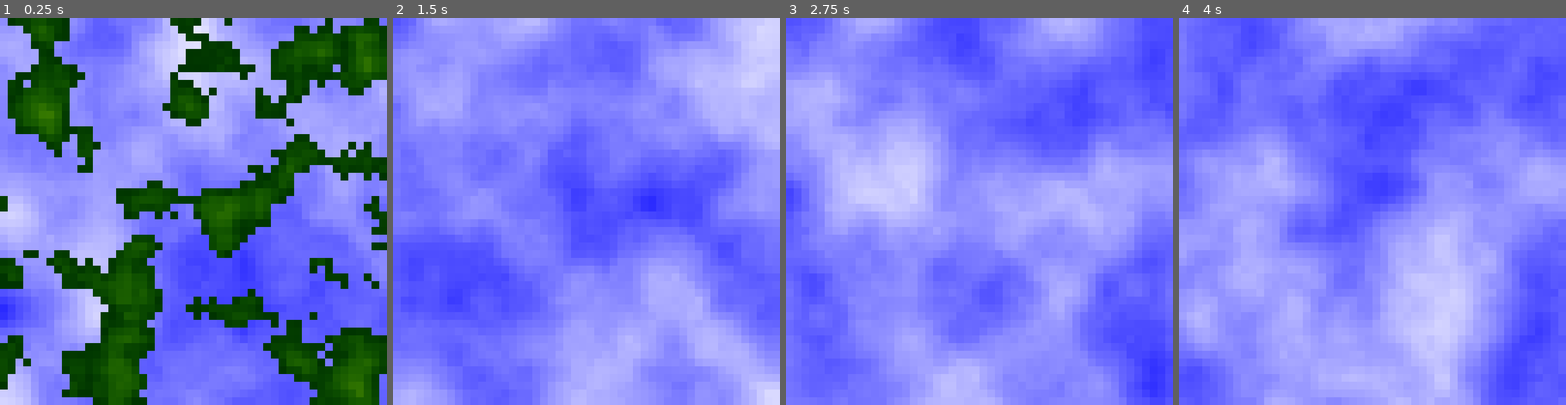
Above: before the commit, frames 1-4 (left to right).
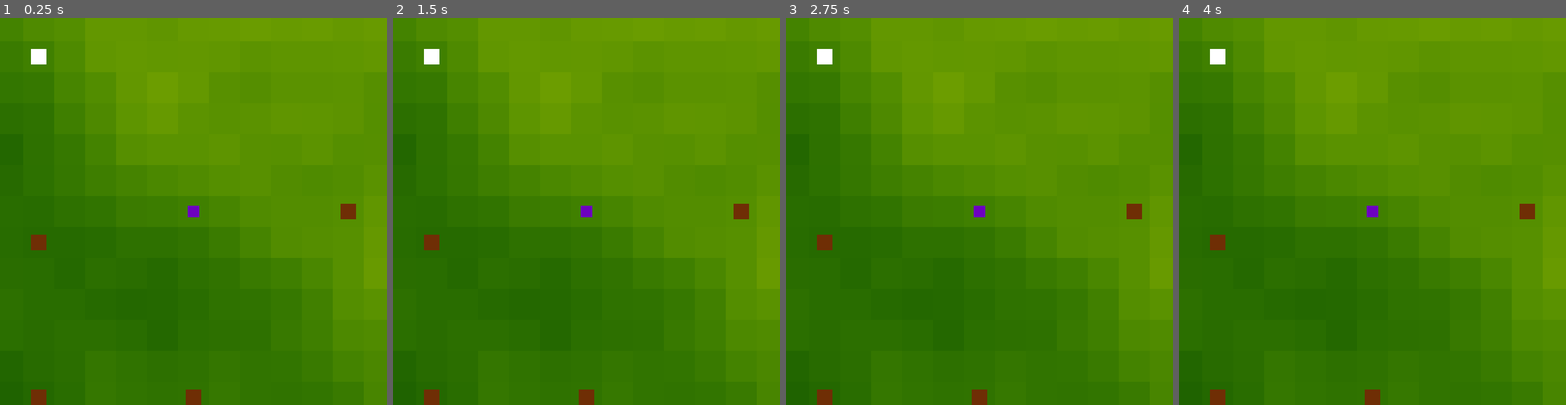
Above: after the commit, the same moments.

Repository: fizzy-drinks/roguelike-jam-6
Game: Godot game, scene res://world.tscn
Same seed, same stepped clock (60 frames per second), same inputs: the game is played once before the commit and once after it. Before the commit the project starts from res://generator.tscn.
Inputs (mouse positions are in pixels of both pictures, inside the frame that each line leads up to):
- Up to frame 1 (0.25 s): no input
- Up to frame 2 (1.5 s): tap Enter (ui_accept) at 0.5, 0.6, 0.77, 1.07, 1.35 s; move the mouse to (671, 192) at 0.52 s; hold Up (ui_up) 0.53-1.28 s; move the mouse to (509, 230) at 1.27 s; hold Down (ui_down) from 1.28 s (still down)
- Up to frame 3 (2.75 s): tap Enter (ui_accept) at 1.52, 1.82, 2.1 s; move the mouse to (1018, 126) at 2.02 s; release Down (ui_down) at 2.03 s; hold Up (ui_up) from 2.03 s (still down)
- Up to frame 4 (4 s): tap Enter (ui_accept) at 2.75, 2.85, 3.02, 3.32, 3.5, 3.6, 3.77 s; move the mouse to (1353, 288) at 2.77 s; move the mouse to (1488, 269) at 3.52 s; release Up (ui_up) at 3.53 s; hold Down (ui_down) from 3.53 s (still down)

The runs differ from the first frame. In frame 1, 98% of the frame differs, in the area x 0-100%, y 0-100%; in frame 2, 100%; in frame 3, 100%; in frame 4, 100%.

Commit message:
Add village/dungeon generation

Diff:
--- /dev/null
+++ b/dungeon.tscn
@@ -0,0 +1,10 @@
+[gd_scene load_steps=2 format=3 uid="uid://cb37crbgke0w"]
+
+[ext_resource type="PackedScene" uid="uid://pxrgs6h2kikk" path="res://tile.tscn" id="1_sbpel"]
+
+[node name="dungeon" type="Node2D"]
+
+[node name="tile" parent="." instance=ExtResource("1_sbpel")]
+modulate = Color(0.435294, 0.180392, 0.0196078, 1)
+position = Vector2(0, 0)
+scale = Vector2(32, 32)
--- a/generator.gd
+++ /dev/null
@@ -1,77 +0,0 @@
-extends Node2D
-
-
-var TILE_SIZE = 16
-
-
-var sea_noise = FastNoiseLite.new()
-var terrain_noise = FastNoiseLite.new()
-var tiles: Dictionary = {}
-var time: float = 0
-var sea_level = 0.55
-
-
-@onready var tile_scene = load("res://tile.tscn")
-
-
-func _ready():
-	sea_noise.noise_type = 5
-	sea_noise.frequency = 0.08
-
-	terrain_noise.noise_type = 3
-	terrain_noise.frequency = 0.1
-
-	refresh_seed()
-
-
-func _process(delta):
-	if Input.is_action_pressed("ui_up"):
-		sea_level += 0.01
-
-	if Input.is_action_pressed("ui_down"):
-		sea_level -= 0.01
-
-	if Input.is_action_just_pressed("ui_accept"):
-		refresh_seed()
-
-	var mouse_pos = get_global_mouse_position()
-	time += delta
-	sea_noise.offset = Vector3.ONE * time
-
-	var size = (get_viewport_rect().size / TILE_SIZE).ceil()
-	for x in range(0, size.x):
-		for y in range(0, size.y):
-			var tile_coords = Vector2(x, y)
-
-			var terrain_value = (terrain_noise.get_noise_2dv(tile_coords) + 1) / 2
-			if terrain_value >= sea_level:
-				var v = (terrain_value - sea_level) * 2
-				var green = 0.2 + v * 0.6
-				var red = v * green
-				var color = Color(red, green, 0)
-				generate_or_update_tile(tile_coords, color)
-			else:
-				var sea_value = (sea_noise.get_noise_2dv(tile_coords) + 1) / 2
-				var color = Color(sea_value * 1.0, sea_value * 1.0, 1, 1)
-				generate_or_update_tile(tile_coords, color)
-
-
-func generate_or_update_tile(tile_coords: Vector2, color: Color):
-	if tile_coords.x not in tiles:
-		tiles[tile_coords.x] = {}
-
-	if tile_coords.y in tiles[tile_coords.x]:
-		tiles[tile_coords.x][tile_coords.y].modulate = color
-	else:
-		var tile: Sprite2D = tile_scene.instantiate()
-		tile.modulate = color
-		add_child(tile)
-		tile.global_position = tile_coords * TILE_SIZE + Vector2.ONE * (TILE_SIZE / 2)
-		tile.scale = Vector2.ONE * TILE_SIZE
-
-		tiles[tile_coords.x][tile_coords.y] = tile
-
-
-func refresh_seed():
-	sea_noise.seed = Time.get_unix_time_from_system()
-	terrain_noise.seed = Time.get_unix_time_from_system()
--- a/generator.tscn
+++ /dev/null
@@ -1,6 +0,0 @@
-[gd_scene load_steps=2 format=3 uid="uid://dmxqpeyjppfk1"]
-
-[ext_resource type="Script" path="res://generator.gd" id="1_n0hq2"]
-
-[node name="generator" type="Node2D"]
-script = ExtResource("1_n0hq2")
--- a/project.godot
+++ b/project.godot
@@ -11,7 +11,7 @@
 [application]
 
 config/name="roguelike-jam-6"
-run/main_scene="res://generator.tscn"
+run/main_scene="res://world.tscn"
 config/features=PackedStringArray("4.1", "GL Compatibility")
 config/icon="res://icon.svg"
 
@@ -19,7 +19,6 @@
 
 window/size/viewport_width=800
 window/size/viewport_height=800
-window/size/mode=3
 window/stretch/mode="viewport"
 window/stretch/aspect="expand"
 
@@ -31,3 +30,4 @@
 
 renderer/rendering_method="gl_compatibility"
 renderer/rendering_method.mobile="gl_compatibility"
+environment/defaults/default_clear_color=Color(0.117647, 0.117647, 0.117647, 1)
--- /dev/null
+++ b/tower.tscn
@@ -0,0 +1,10 @@
+[gd_scene load_steps=2 format=3 uid="uid://cqexvs24d08xt"]
+
+[ext_resource type="PackedScene" uid="uid://pxrgs6h2kikk" path="res://tile.tscn" id="1_lyyna"]
+
+[node name="tower" type="Node2D"]
+
+[node name="tile" parent="." instance=ExtResource("1_lyyna")]
+modulate = Color(0.427451, 0.00392157, 0.752941, 1)
+position = Vector2(0, 0)
+scale = Vector2(24, 24)
--- /dev/null
+++ b/village.tscn
@@ -0,0 +1,8 @@
+[gd_scene load_steps=2 format=3 uid="uid://b4qnxsbcrngd3"]
+
+[ext_resource type="PackedScene" uid="uid://cb37crbgke0w" path="res://dungeon.tscn" id="1_eejwa"]
+
+[node name="dungeon" instance=ExtResource("1_eejwa")]
+
+[node name="tile" parent="." index="0"]
+modulate = Color(1, 1, 1, 1)
--- /dev/null
+++ b/world.gd
@@ -0,0 +1,105 @@
+extends Node2D
+
+
+const TILE_SIZE = 64
+const STRUCTURE_MAX_DENSITY = 4
+const STRUCTURE_MAX_GEN_CHANCE = 0.5
+const STRUCTURE_TYPES_WEIGHTED = {
+	0.75: preload("res://dungeon.tscn"),
+	1: preload("res://village.tscn")
+}
+
+
+var structure_noise = FastNoiseLite.new()
+var terrain_noise = FastNoiseLite.new()
+var tiles = {}
+var structures = { 0: { 0: true } }
+var time: float = 0
+
+
+@onready var tile_scene = load("res://tile.tscn")
+@onready var terrain = $terrain
+
+
+func _ready():
+	terrain_noise.noise_type = 3
+	terrain_noise.frequency = 0.07
+	terrain_noise.seed = Time.get_unix_time_from_system()
+
+	structure_noise.noise_type = 5
+	structure_noise.frequency = 0.1
+	structure_noise.seed = Time.get_unix_time_from_system()
+
+	generate_tiles(Vector2(-10, -10), Vector2(10, 10))
+
+
+func generate_tiles(start: Vector2, end: Vector2):
+	for x in range(start.x, end.x):
+		for y in range(start.y, end.y):
+			generate_or_update_tile(x, y)
+			generate_structures(x, y)
+
+
+func get_terrain_value(x: int, y: int):
+	var tile_value = terrain_noise.get_noise_2d(x, y)
+	return (tile_value + 1) / 2
+
+
+func get_structure_value(x: int, y: int):
+	var tile_value = structure_noise.get_noise_2d(x, y)
+	return (tile_value + 1) / 2
+
+
+func generate_or_update_tile(x: int, y: int):
+	var terrain_value = get_terrain_value(x, y)
+	var green = 0.2 + terrain_value * 0.6
+	var red = terrain_value * green
+	var color = Color(red, green, 0)
+
+	if x not in tiles:
+		tiles[x] = {}
+
+	if y in tiles[x]:
+		tiles[x][y].modulate = color
+		return
+
+	var tile: Sprite2D = tile_scene.instantiate()
+	tile.modulate = color
+	terrain.add_child(tile)
+	tile.global_position = Vector2(x, y) * TILE_SIZE
+	tile.scale = Vector2.ONE * TILE_SIZE
+
+	tiles[x][y] = tile
+
+
+func generate_structures(x: int, y: int):
+	var structure_value = get_structure_value(x, y)
+
+	if randf() >= structure_value * STRUCTURE_MAX_GEN_CHANCE:
+		return
+
+	for checkx in range(x - STRUCTURE_MAX_DENSITY, x + STRUCTURE_MAX_DENSITY):
+		if not checkx in structures:
+			continue
+
+		for checky in range(y - STRUCTURE_MAX_DENSITY, y + STRUCTURE_MAX_DENSITY):
+			if not checky in structures[checkx]:
+				continue
+
+			return
+
+	var structure_type = randf()
+	var structure: Node2D
+	for chance in STRUCTURE_TYPES_WEIGHTED.keys():
+		if structure_type < chance:
+			structure = STRUCTURE_TYPES_WEIGHTED[chance].instantiate()
+			break
+
+	add_child(structure)
+	structure.global_position = Vector2(x, y) * TILE_SIZE
+
+	if x not in structures:
+		structures[x] = {}
+
+	if y not in structures[x]:
+		structures[x][y] = structure
--- /dev/null
+++ b/world.tscn
@@ -0,0 +1,13 @@
+[gd_scene load_steps=3 format=3 uid="uid://bwkacousqwcab"]
+
+[ext_resource type="Script" path="res://world.gd" id="1_3loam"]
+[ext_resource type="PackedScene" uid="uid://cqexvs24d08xt" path="res://tower.tscn" id="2_oijll"]
+
+[node name="world" type="Node2D"]
+script = ExtResource("1_3loam")
+
+[node name="terrain" type="Node2D" parent="."]
+
+[node name="tower" parent="." instance=ExtResource("2_oijll")]
+
+[node name="Camera2D" type="Camera2D" parent="."]
